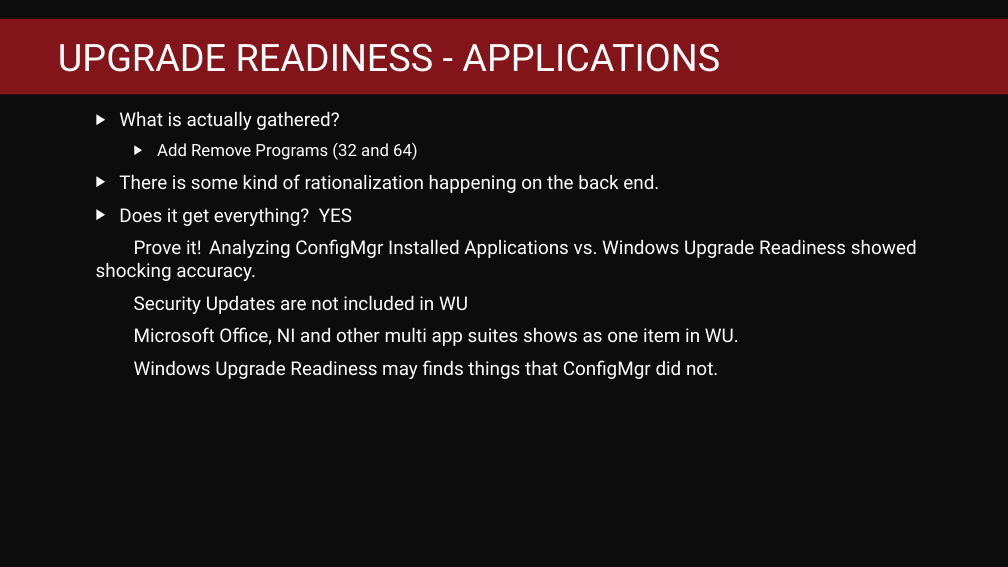
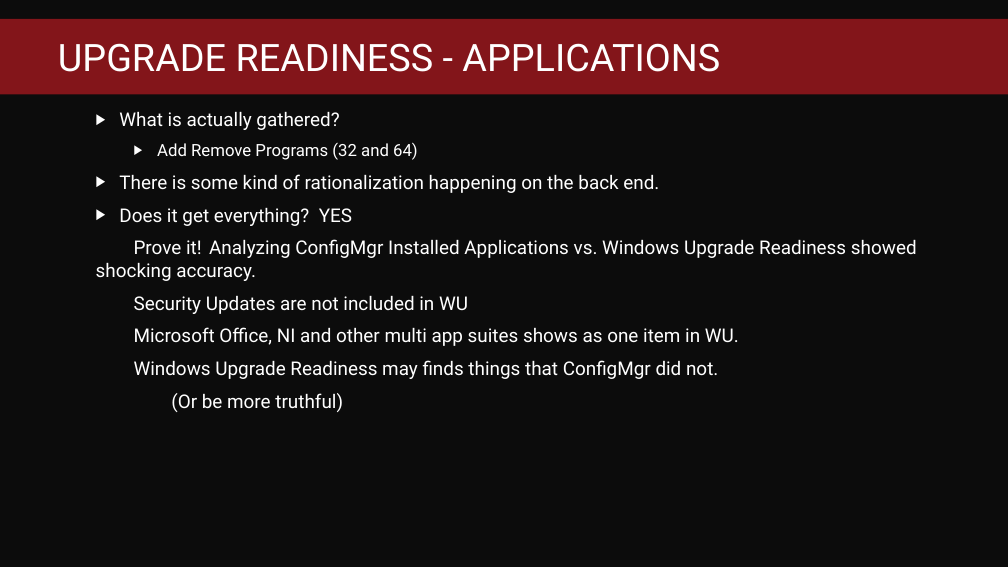
Before and after one commit to fredbainbridge/WindowsUpgradeReadiness, a slide deck: slide 13 of MMS 2017 - Windows Upgrade Readiness.pptx. Drawn at 1008x567 pixels with LibreOffice and Linux fonts; fonts in the diff are those of the drawing; background and template pictures are left out. Boxes give left, top, right and bottom in pixels: in the first picture for what was removed or moved away, otherwise in the second. Text is boxed around its words. In the diff, an @@ line names an element or a change of style, - is before the commit and + after.

```diff
--- a/MMS 2017 - Windows Upgrade Readiness.pptx
+++ b/MMS 2017 - Windows Upgrade Readiness.pptx
@@ text at bbox=[171, 393, 343, 412]: paragraph added @@
+  (Or be more truthful)
```
Also in this commit, not shown: 4 other slides changed, 1 slide added, 9 other files.
